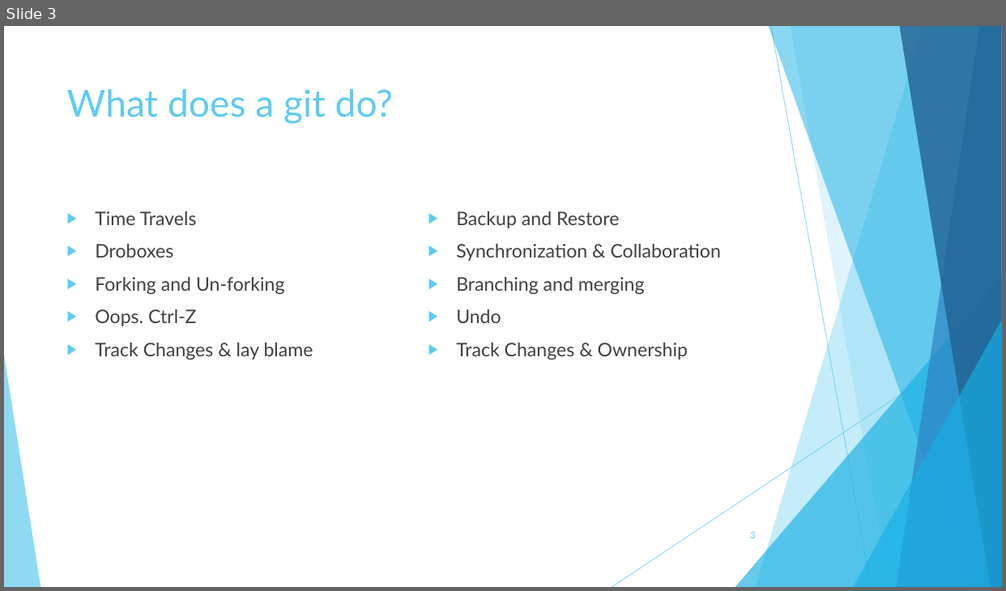
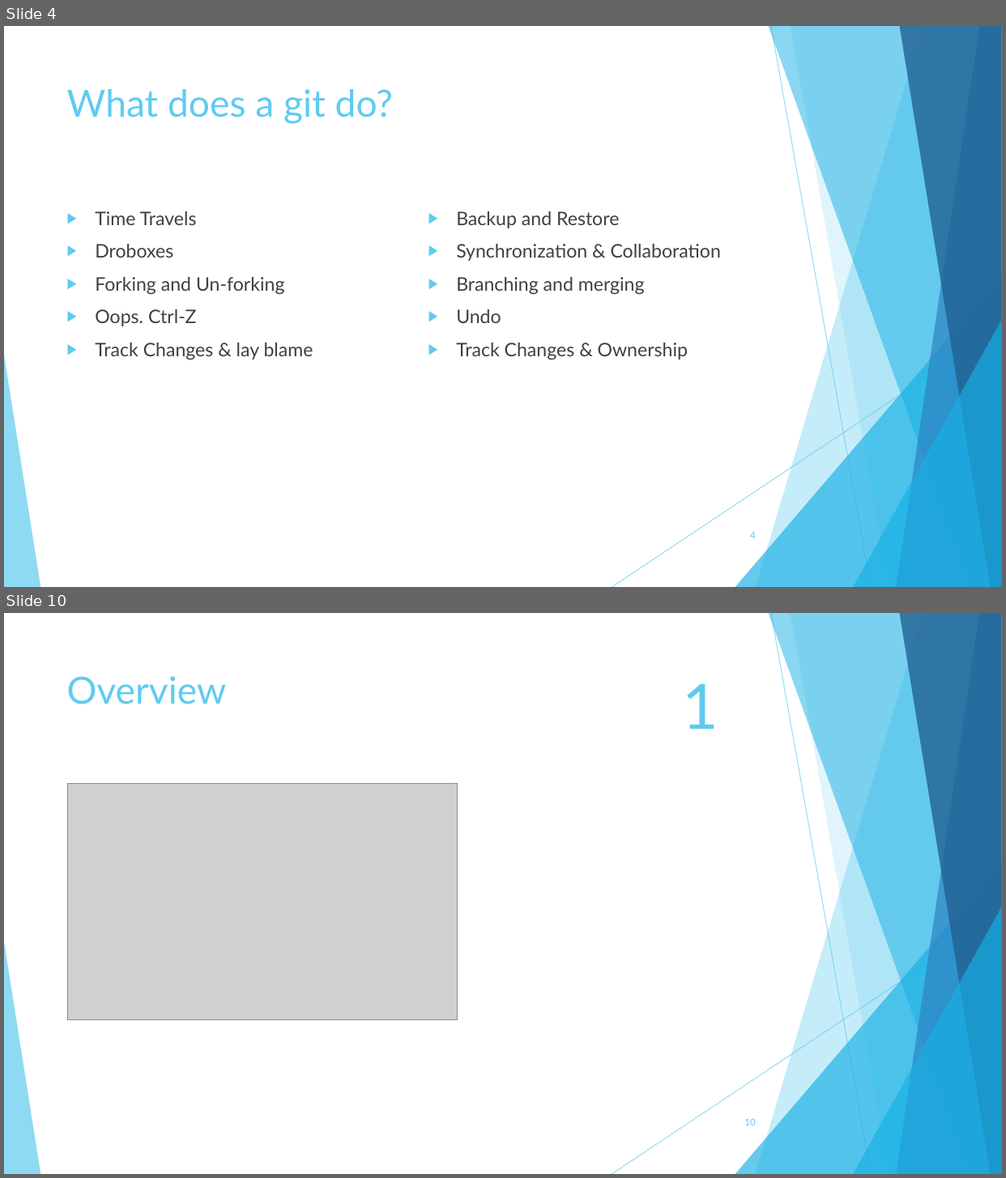
Before and after one commit to TechplexEngineer/GitCheatSheet, a slide deck: ppt/Getting started with GIT.pptx. Shown one above the other, each under a label of ours: slide 3 before the commit, slides 4 and 10 after it; the slides between them are not shown. The pictures are 1006x591 and 1006x1178 pixels, drawn with LibreOffice and Linux fonts; fonts in the diff are those of the drawing; grey boxes stand for pictures. Boxes give left, top, right and bottom in pixels: in the first picture for what was removed or moved away, otherwise in the second. Text is boxed around its words. In the diff, an @@ line names an element or a change of style, - is before the commit and + after.

```diff
--- a/ppt/Getting started with GIT.pptx
+++ b/ppt/Getting started with GIT.pptx
@@ slide 10 added at [4,613,1002,1174], background #FFFFFF; not listed: 10 template elements that a slide beside it also shows @@
@@ title added at [67,676,227,705], 36 pt, text #5FCBEF @@
+Overview
@@ text added at [682,683,718,729], 60 pt, text #5FCBEF @@
+1
@@ picture added at [68,784,458,1020] @@
@@ page number added at [744,1118,755,1126], 9 pt, text #5FCBEF @@
+10
@@ what was slide 3 is now slide 4 @@
@@ page number at [750,531,756,539]: text changed @@
-3
+4
```
Also in this commit, not shown: 12 slides changed, 10 other slides added, 2 slides removed.
